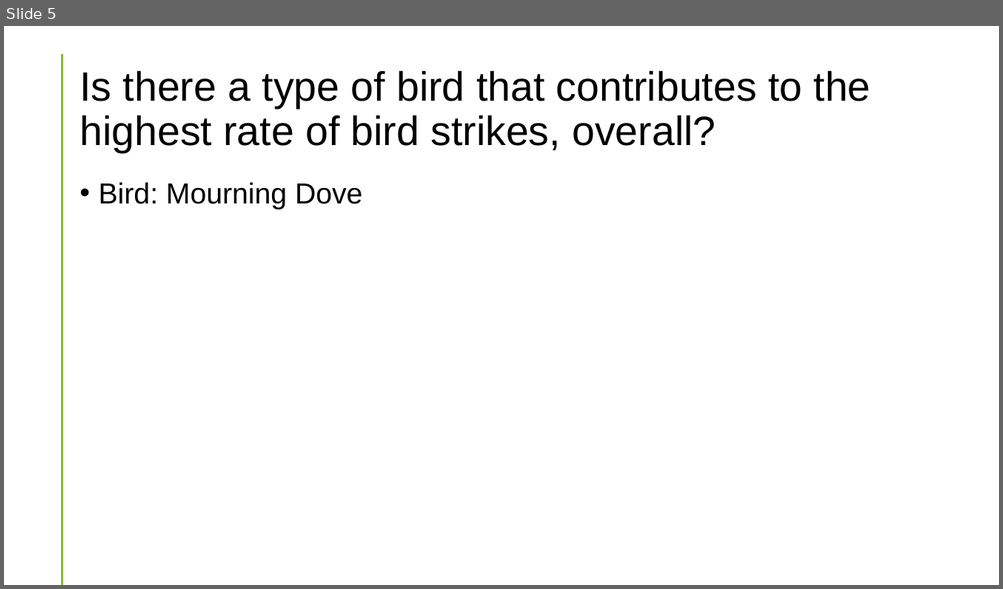
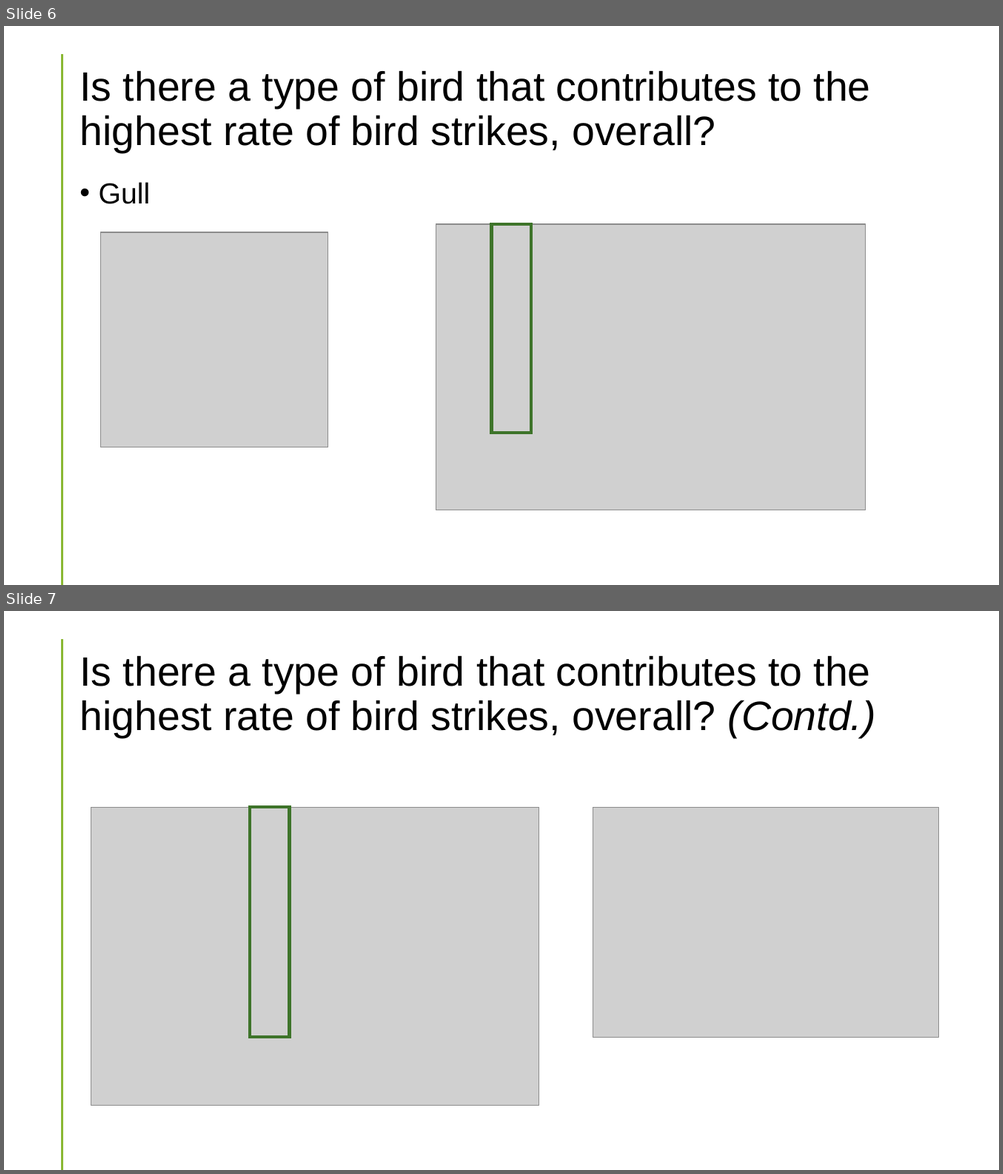
Before and after one commit to kplam624/Birds-Plane-Incident-Analysis, a slide deck: Project-1_CombatWombats.pptx. Shown one above the other, each under a label of ours: slide 5 before the commit, slides 6 and 7 after it. The pictures are 1003x589 and 1003x1174 pixels, drawn with LibreOffice and Linux fonts; fonts in the diff are those of the drawing; grey boxes stand for pictures. Boxes give left, top, right and bottom in pixels: in the first picture for what was removed or moved away, otherwise in the second. Text is boxed around its words. In the diff, an @@ line names an element or a change of style, - is before the commit and + after.

```diff
--- a/Project-1_CombatWombats.pptx
+++ b/Project-1_CombatWombats.pptx
@@ slide 7 added at <box>4,611,999,1170</box>, background #FFFFFF; not listed: 1 template element that a slide beside it also shows @@
@@ title added at <box>79,655,876,738</box>, 39.6 pt, text #000000 @@
+Is there a type of bird that contributes to the highest rate of bird strikes, overall? (Contd.)
@@ picture added at <box>91,807,539,1105</box> @@
@@ rectangle added at <box>250,807,289,1037</box>, outline #3E752A 3 pt @@
@@ picture added at <box>594,807,939,1037</box> @@
@@ what was slide 5 is now slide 6 @@
@@ slide 6 changed as well @@
@@ text at <box>99,182,151,204</box>: text changed @@
-• Bird: Mourning Dove
+• Gull
@@ picture added at <box>436,224,866,511</box> @@
@@ rectangle added at <box>491,224,531,434</box>, outline #3E752A 3 pt @@
@@ picture added at <box>100,232,328,449</box> @@
```
Also in this commit, not shown: 10 other slides changed, 8 other slides added, 3 slides removed.
